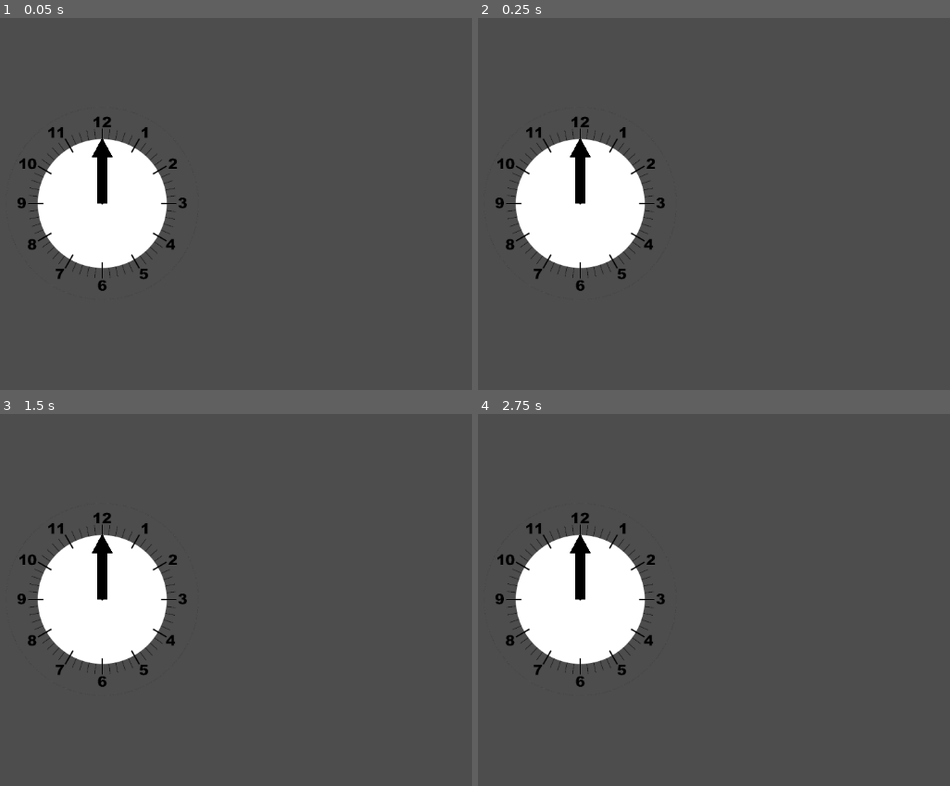
Above: before the commit, frames 1-4 (two rows, left to right).
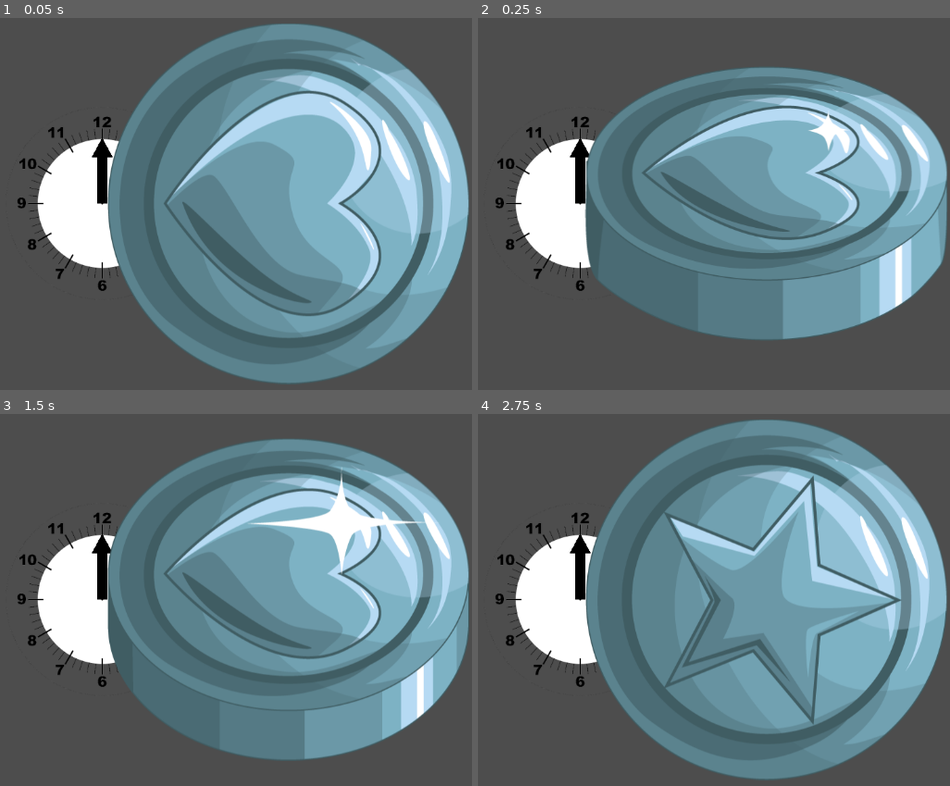
Above: after the commit, the same moments.

Repository: jaoc1811/card-game-jam
Game: Godot game, scene res://scenes/cr.tscn
Same seed, same stepped clock (60 frames per second), same inputs: the game is played once before the commit and once after it. This scene is started directly instead of the project's main scene. The engine's default icon, where the game draws it, is replaced by a stand-in: a white triangle on a blue panel in a dark square.
Inputs (mouse positions are in pixels of both pictures, inside the frame that each line leads up to):
- Up to frame 1 (0.05 s): no input
- Up to frame 2 (0.25 s): no input
- Up to frame 3 (1.5 s): move the mouse to (264, 577) at 0.52 s; tap F at 0.6, 1.35 s; move the mouse to (outside the picture) at 1.27 s
- Up to frame 4 (2.75 s): move the mouse to (652, 507) at 2.02 s; tap F at 2.1 s

The runs differ from the first frame. In frame 1, 53% of the frame differs, in the area x 22-100%, y 1-99%; in frame 2, 44%; in frame 3, 50%; in frame 4, 54%.

Commit message:
feat: added coin animation to feeling lucky

Diff:
--- a/scenes/cr.tscn
+++ b/scenes/cr.tscn
@@ -1,9 +1,264 @@
-[gd_scene load_steps=3 format=3 uid="uid://pyo32ix4ns1e"]
+[gd_scene load_steps=26 format=3 uid="uid://pyo32ix4ns1e"]
 
 [ext_resource type="Script" path="res://scripts/player.gd" id="1_2ayps"]
+[ext_resource type="PackedScene" uid="uid://b4fxyppywr8fx" path="res://scenes/card.tscn" id="1_d5iw2"]
 [ext_resource type="PackedScene" uid="uid://cwlhuox3mc4k" path="res://scenes/clock.tscn" id="1_o8w7d"]
+[ext_resource type="Script" path="res://scripts/feeling_lucky.gd" id="2_rfok8"]
+[ext_resource type="Texture2D" uid="uid://b8jm81buohftg" path="res://sprites/silver coin/Silver_16.png" id="3_dd1n7"]
+[ext_resource type="Texture2D" uid="uid://bsh0kq5vldyok" path="res://sprites/silver coin/Silver_17.png" id="4_vecmx"]
+[ext_resource type="Texture2D" uid="uid://b227hn8ihemes" path="res://sprites/silver coin/Silver_18.png" id="5_57sxh"]
+[ext_resource type="Texture2D" uid="uid://bh6rk8mmjxxe4" path="res://sprites/silver coin/Silver_19.png" id="6_vmk7d"]
+[ext_resource type="Texture2D" uid="uid://d2a5yaif5cf78" path="res://sprites/silver coin/Silver_20.png" id="7_tfiid"]
+[ext_resource type="Texture2D" uid="uid://duti63dobueas" path="res://sprites/silver coin/Silver_11.png" id="8_3at00"]
+[ext_resource type="Texture2D" uid="uid://cledr1nwjdqp2" path="res://sprites/silver coin/Silver_12.png" id="9_7ji2u"]
+[ext_resource type="Texture2D" uid="uid://cy8jb76tlbbyl" path="res://sprites/silver coin/Silver_13.png" id="10_i0bk2"]
+[ext_resource type="Texture2D" uid="uid://drq65j1ofmnsg" path="res://sprites/silver coin/Silver_14.png" id="11_j8h4a"]
+[ext_resource type="Texture2D" uid="uid://bf00hkrvfb07a" path="res://sprites/silver coin/Silver_15.png" id="12_8siq1"]
+[ext_resource type="Texture2D" uid="uid://buih2kti32xr2" path="res://sprites/silver coin/Silver_25.png" id="13_027b6"]
+[ext_resource type="Texture2D" uid="uid://c0shjrox7f3ox" path="res://sprites/silver coin/Silver_24.png" id="14_7b6mp"]
+[ext_resource type="Texture2D" uid="uid://chyvcm2mhq64n" path="res://sprites/silver coin/Silver_23.png" id="15_eios7"]
+[ext_resource type="Texture2D" uid="uid://bepvwvpscuakh" path="res://sprites/silver coin/Silver_22.png" id="16_1i5ix"]
+[ext_resource type="Texture2D" uid="uid://btcqxp2e24udi" path="res://sprites/silver coin/Silver_21.png" id="17_vwccp"]
+[ext_resource type="Texture2D" uid="uid://da5jvlhrwa3ec" path="res://sprites/silver coin/Silver_30.png" id="18_xet1l"]
+[ext_resource type="Texture2D" uid="uid://db2di82hflp7t" path="res://sprites/silver coin/Silver_29.png" id="19_2vn4l"]
+[ext_resource type="Texture2D" uid="uid://d33g8mmjunnti" path="res://sprites/silver coin/Silver_28.png" id="20_olvtc"]
+[ext_resource type="Texture2D" uid="uid://b24f4ski3eknv" path="res://sprites/silver coin/Silver_27.png" id="21_yv5oi"]
+[ext_resource type="Texture2D" uid="uid://upsv3bwsr6gt" path="res://sprites/silver coin/Silver_26.png" id="22_d1ptg"]
+
+[sub_resource type="SpriteFrames" id="SpriteFrames_x446s"]
+animations = [{
+"frames": [{
+"duration": 1.0,
+"texture": ExtResource("7_tfiid")
+}, {
+"duration": 1.0,
+"texture": ExtResource("8_3at00")
+}, {
+"duration": 1.0,
+"texture": ExtResource("9_7ji2u")
+}, {
+"duration": 1.0,
+"texture": ExtResource("10_i0bk2")
+}, {
+"duration": 1.0,
+"texture": ExtResource("11_j8h4a")
+}, {
+"duration": 1.0,
+"texture": ExtResource("12_8siq1")
+}, {
+"duration": 1.0,
+"texture": ExtResource("13_027b6")
+}, {
+"duration": 1.0,
+"texture": ExtResource("14_7b6mp")
+}, {
+"duration": 1.0,
+"texture": ExtResource("15_eios7")
+}, {
+"duration": 1.0,
+"texture": ExtResource("16_1i5ix")
+}, {
+"duration": 1.0,
+"texture": ExtResource("17_vwccp")
+}, {
+"duration": 1.0,
+"texture": ExtResource("18_xet1l")
+}, {
+"duration": 1.0,
+"texture": ExtResource("19_2vn4l")
+}, {
+"duration": 1.0,
+"texture": ExtResource("20_olvtc")
+}, {
+"duration": 1.0,
+"texture": ExtResource("21_yv5oi")
+}, {
+"duration": 1.0,
+"texture": ExtResource("22_d1ptg")
+}, {
+"duration": 1.0,
+"texture": ExtResource("3_dd1n7")
+}, {
+"duration": 1.0,
+"texture": ExtResource("4_vecmx")
+}, {
+"duration": 1.0,
+"texture": ExtResource("5_57sxh")
+}, {
+"duration": 1.0,
+"texture": ExtResource("6_vmk7d")
+}, {
+"duration": 1.0,
+"texture": ExtResource("7_tfiid")
+}, {
+"duration": 1.0,
+"texture": ExtResource("8_3at00")
+}, {
+"duration": 1.0,
+"texture": ExtResource("9_7ji2u")
+}, {
+"duration": 1.0,
+"texture": ExtResource("10_i0bk2")
+}, {
+"duration": 1.0,
+"texture": ExtResource("11_j8h4a")
+}, {
+"duration": 1.0,
+"texture": ExtResource("12_8siq1")
+}, {
+"duration": 1.0,
+"texture": ExtResource("13_027b6")
+}, {
+"duration": 1.0,
+"texture": ExtResource("14_7b6mp")
+}, {
+"duration": 1.0,
+"texture": ExtResource("15_eios7")
+}, {
+"duration": 1.0,
+"texture": ExtResource("16_1i5ix")
+}, {
+"duration": 1.0,
+"texture": ExtResource("17_vwccp")
+}],
+"loop": false,
+"name": &"CoinFlipLose",
+"speed": 15.0
+}, {
+"frames": [{
+"duration": 1.0,
+"texture": ExtResource("7_tfiid")
+}, {
+"duration": 1.0,
+"texture": ExtResource("8_3at00")
+}, {
+"duration": 1.0,
+"texture": ExtResource("9_7ji2u")
+}, {
+"duration": 1.0,
+"texture": ExtResource("10_i0bk2")
+}, {
+"duration": 1.0,
+"texture": ExtResource("11_j8h4a")
+}, {
+"duration": 1.0,
+"texture": ExtResource("12_8siq1")
+}, {
+"duration": 1.0,
+"texture": ExtResource("13_027b6")
+}, {
+"duration": 1.0,
+"texture": ExtResource("14_7b6mp")
+}, {
+"duration": 1.0,
+"texture": ExtResource("15_eios7")
+}, {
+"duration": 1.0,
+"texture": ExtResource("16_1i5ix")
+}, {
+"duration": 1.0,
+"texture": ExtResource("17_vwccp")
+}, {
+"duration": 1.0,
+"texture": ExtResource("18_xet1l")
+}, {
+"duration": 1.0,
+"texture": ExtResource("19_2vn4l")
+}, {
+"duration": 1.0,
+"texture": ExtResource("20_olvtc")
+}, {
+"duration": 1.0,
+"texture": ExtResource("21_yv5oi")
+}, {
+"duration": 1.0,
+"texture": ExtResource("22_d1ptg")
+}, {
+"duration": 1.0,
+"texture": ExtResource("3_dd1n7")
+}, {
+"duration": 1.0,
+"texture": ExtResource("4_vecmx")
+}, {
+"duration": 1.0,
+"texture": ExtResource("5_57sxh")
+}, {
+"duration": 1.0,
+"texture": ExtResource("6_vmk7d")
+}, {
+"duration": 1.0,
+"texture": ExtResource("7_tfiid")
+}, {
+"duration": 1.0,
+"texture": ExtResource("8_3at00")
+}, {
+"duration": 1.0,
+"texture": ExtResource("9_7ji2u")
+}, {
+"duration": 1.0,
+"texture": ExtResource("10_i0bk2")
+}, {
+"duration": 1.0,
+"texture": ExtResource("11_j8h4a")
+}, {
+"duration": 1.0,
+"texture": ExtResource("12_8siq1")
+}, {
+"duration": 1.0,
+"texture": ExtResource("13_027b6")
+}, {
+"duration": 1.0,
+"texture": ExtResource("14_7b6mp")
+}, {
+"duration": 1.0,
+"texture": ExtResource("15_eios7")
+}, {
+"duration": 1.0,
+"texture": ExtResource("16_1i5ix")
+}, {
+"duration": 1.0,
+"texture": ExtResource("17_vwccp")
+}, {
+"duration": 1.0,
+"texture": ExtResource("18_xet1l")
+}, {
+"duration": 1.0,
+"texture": ExtResource("19_2vn4l")
+}, {
+"duration": 1.0,
+"texture": ExtResource("20_olvtc")
+}, {
+"duration": 1.0,
+"texture": ExtResource("21_yv5oi")
+}, {
+"duration": 1.0,
+"texture": ExtResource("22_d1ptg")
+}, {
+"duration": 1.0,
+"texture": ExtResource("3_dd1n7")
+}, {
+"duration": 1.0,
+"texture": ExtResource("4_vecmx")
+}, {
+"duration": 1.0,
+"texture": ExtResource("5_57sxh")
+}, {
+"duration": 1.0,
+"texture": ExtResource("6_vmk7d")
+}, {
+"duration": 1.0,
+"texture": ExtResource("7_tfiid")
+}],
+"loop": false,
+"name": &"CoinFlipWin",
+"speed": 15.0
+}]
 
 [node name="CR" type="Node2D"]
+
+[node name="Card" parent="." instance=ExtResource("1_d5iw2")]
+position = Vector2(-1070.96, -1713.88)
+script = ExtResource("2_rfok8")
 
 [node name="Camera2D" type="Camera2D" parent="."]
 
@@ -11,3 +266,22 @@
 script = ExtResource("1_2ayps")
 
 [node name="Clock" parent="Player" instance=ExtResource("1_o8w7d")]
+
+[node name="CoinFlip" type="Node2D" parent="."]
+rotation = 1.5708
+
+[node name="Lose" type="AnimatedSprite2D" parent="CoinFlip"]
+visible = false
+position = Vector2(0, -290)
+sprite_frames = SubResource("SpriteFrames_x446s")
+animation = &"CoinFlipLose"
+frame = 30
+frame_progress = 1.0
+
+[node name="Win" type="AnimatedSprite2D" parent="CoinFlip"]
+visible = false
+position = Vector2(0, 290)
+sprite_frames = SubResource("SpriteFrames_x446s")
+animation = &"CoinFlipWin"
+frame = 40
+frame_progress = 1.0
--- a/scripts/feeling_lucky.gd
+++ b/scripts/feeling_lucky.gd
@@ -1,5 +1,8 @@
 class_name feeling_lucky
 extends Card
+
+@onready var win: AnimatedSprite2D = $"../CoinFlip/Win"
+@onready var lose: AnimatedSprite2D = $"../CoinFlip/Lose"
 
 func play(player_position: int):
 	var heads = 1
@@ -9,8 +12,26 @@
 	var points = hour_value * gambling_hours_amount
 	var punishment_multiplier = -1
 
+	if coin_value == heads:
+		win.show()
+		win.play()
+		var duration = win.sprite_frames.get_frame_count("CoinFlipWin")/win.sprite_frames.get_animation_speed("CoinFlipWin")
+		print(duration)
+		await get_tree().create_timer(duration + 1,5).timeout
+		win.hide()
+	else:
+		lose.show()
+		lose.play()
+		var duration = win.sprite_frames.get_frame_count("CoinFlipLose")/win.sprite_frames.get_animation_speed("CoinFlipLose")
+		print(duration)
+		await get_tree().create_timer(duration + 1,5).timeout
+		win.hide()
 	return {
 		player_position: {
 			"round_points" =  points if heads == coin_value else (points * punishment_multiplier)
 		}
 	}
+
+func _ready() -> void:
+	await play(0)
+	print("Done")
Binary file added: sprites/silver coin/Silver_1.png
Not shown, added: sprites/silver coin/Silver_1.png.import
Binary file added: sprites/silver coin/Silver_10.png
Not shown, added: sprites/silver coin/Silver_10.png.import
Binary file added: sprites/silver coin/Silver_11.png
Not shown, added: sprites/silver coin/Silver_11.png.import
Binary file added: sprites/silver coin/Silver_12.png
Not shown, added: sprites/silver coin/Silver_12.png.import
Binary file added: sprites/silver coin/Silver_13.png
Not shown, added: sprites/silver coin/Silver_13.png.import
Binary file added: sprites/silver coin/Silver_14.png
Not shown, added: sprites/silver coin/Silver_14.png.import
(and 48 more such lines)
